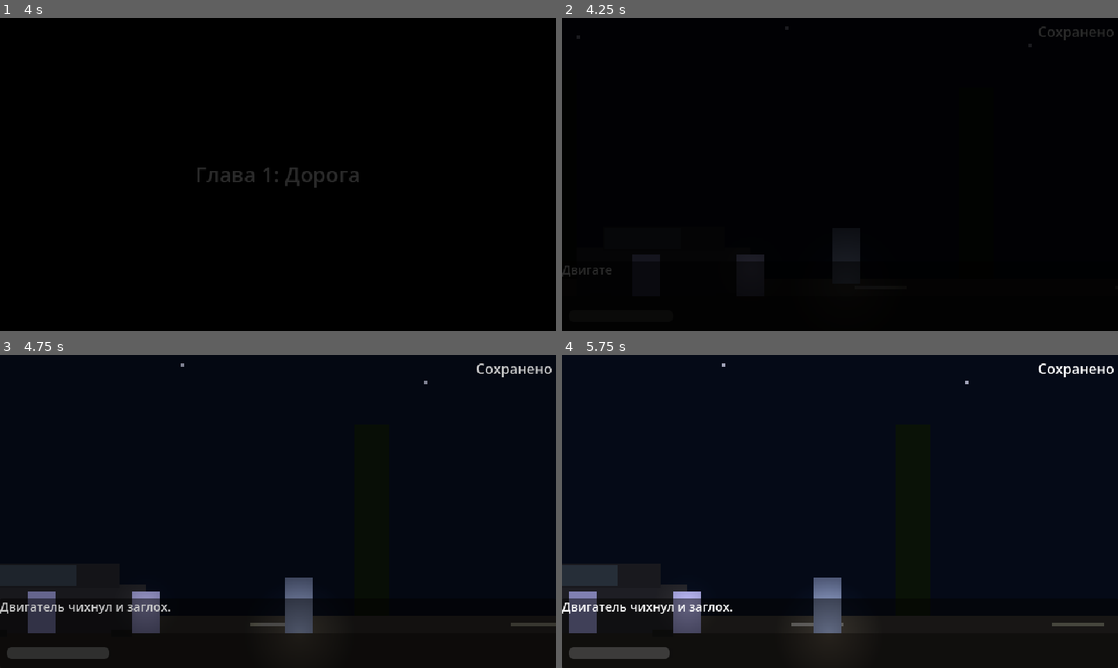
Above: before the commit, frames 1-4 (two rows, left to right).
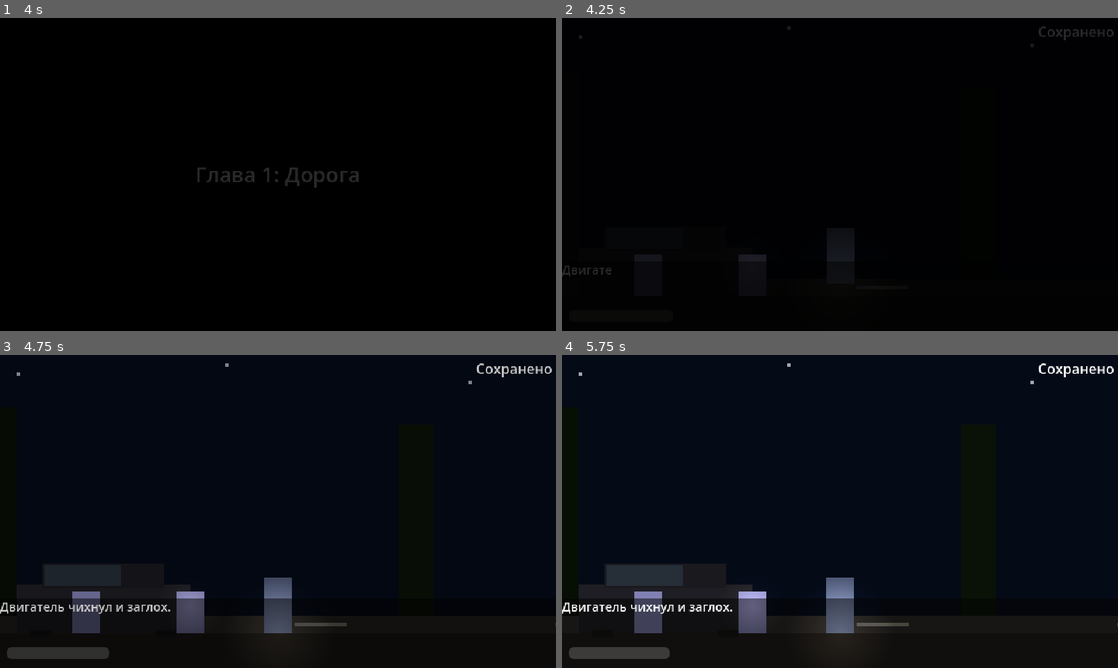
Above: after the commit, the same moments.

Repository: PNVDEVOPS/balagan_game
Game: Godot game, scene res://scenes/ui/main_menu.tscn
Two runs of this game, one before a commit and one after it. Both use one fixed random seed, a clock stepped at 60 frames per second and the inputs below.
Inputs:
- Up to frame 1 (4 s): click "Новая игра" at 0.5 s; tap Enter at 1.25, 2.75 s; hold E (interact) 1.28-2.03 s; hold D (move_right) 1.28-2.78 s; tap Space (advance_dialogue) at 2, 2.1, 3.5 s; tap E (interact) at 2.3, 3.05, 3.6 s; hold A (move_left) 2.78-3.53 s; hold Q (hide) 2.78-3.53 s; hold D (move_right) from 3.53 s (still down)
- Up to frame 2 (4.25 s): keep holding D (move_right)
- Up to frame 3 (4.75 s): keep holding D (move_right); hold Shift (run) from 4.28 s (still down); tap E (interact) at 4.55 s
- Up to frame 4 (5.75 s): release D (move_right) at 5.03 s; release Shift (run) at 5.03 s; hold A (move_left) from 5.03 s (still down); tap E (interact) at 5.1 s

Frame 1 is identical in both runs. In frame 2, 0.1% of the frame differs, in the area x 2-85%, y 2-78%; in frame 3, 4.6%; in frame 4, 5.3%, in the area x 0-100%, y 2-89%.
Error after the commit: Invalid call. Nonexistent function 'set_facing' in base 'PointLight2D (flashlight.gd)'. (res://scripts/player/player.gd:22)

Commit message:
fix: enable RayCast2D collide_with_areas for Area2D door detection

Diff:
--- a/scripts/player/player.gd
+++ b/scripts/player/player.gd
@@ -7,19 +7,23 @@
 var facing_right := true
 var is_interacting := false
 var is_hiding := false
+var is_frozen := false
 var nearest_interactable: Node2D = null
 
 @onready var sprite: AnimatedSprite2D = $AnimatedSprite2D
 @onready var ray: RayCast2D = $InteractionRay
-@onready var flashlight_ctrl: PointLight2D = $Flashlight
+@onready var flashlight_ctrl = $Flashlight
 @onready var camera: Camera2D = $Camera2D
 @onready var prompt: Sprite2D = $InteractionPrompt
 
 func _ready() -> void:
+	ray.collide_with_areas = true
 	prompt.visible = false
+	flashlight_ctrl.set_facing(true)
 
 func _physics_process(delta: float) -> void:
-	if is_hiding or is_interacting:
+	var blocked := is_hiding or is_interacting or is_frozen or DialogueManager.is_active
+	if blocked:
 		velocity.x = 0
 	else:
 		_handle_movement()
@@ -44,13 +48,18 @@
 		facing_right = true
 		sprite.flip_h = false
 		ray.target_position = Vector2(30, 0)
+		flashlight_ctrl.set_facing(true)
 	elif direction < 0:
 		facing_right = false
 		sprite.flip_h = true
 		ray.target_position = Vector2(-30, 0)
+		flashlight_ctrl.set_facing(false)
 
 func _update_animation() -> void:
 	if is_hiding:
+		return
+	if is_frozen or DialogueManager.is_active:
+		sprite.play("idle")
 		return
 	if is_interacting:
 		sprite.play("crank")
@@ -73,9 +82,13 @@
 	prompt.visible = false
 
 func _unhandled_input(event: InputEvent) -> void:
+	# Dialogue advancement always works, even while frozen
 	if DialogueManager.is_active:
 		if event.is_action_pressed("advance_dialogue"):
 			DialogueManager.advance()
+		return
+
+	if is_frozen:
 		return
 
 	if flashlight_ctrl.is_qte_active:
@@ -86,16 +99,16 @@
 	if event.is_action_pressed("interact"):
 		if nearest_interactable:
 			nearest_interactable.interact(self)
-		else:
-			_start_crank()
-	elif event.is_action_released("interact"):
+	elif event.is_action_pressed("crank"):
+		_start_crank()
+	elif event.is_action_released("crank"):
 		_stop_crank()
 	elif event.is_action_pressed("hide") and nearest_interactable:
 		if nearest_interactable.has_method("hide_player"):
 			nearest_interactable.hide_player(self)
 
 func _start_crank() -> void:
-	if nearest_interactable:
+	if flashlight_ctrl.is_scripted_off or flashlight_ctrl.is_qte_active:
 		return
 	is_interacting = true
 	flashlight_ctrl.crank()
@@ -103,3 +116,10 @@
 func _stop_crank() -> void:
 	is_interacting = false
 	flashlight_ctrl.stop_crank()
+
+func freeze() -> void:
+	is_frozen = true
+	velocity = Vector2.ZERO
+
+func unfreeze() -> void:
+	is_frozen = false
